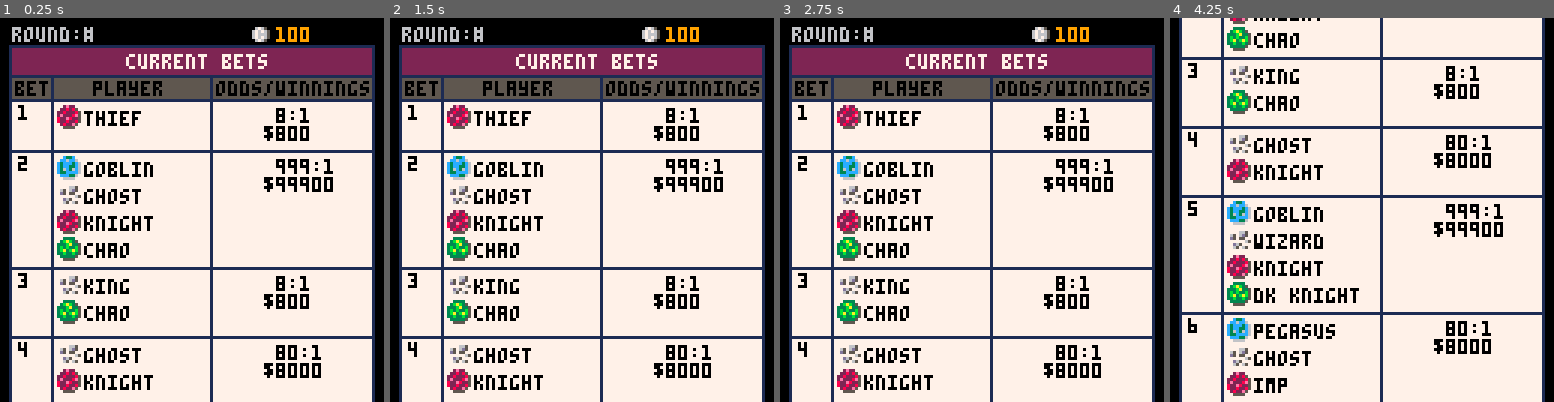
Above: before the commit, frames 1-4 (left to right).
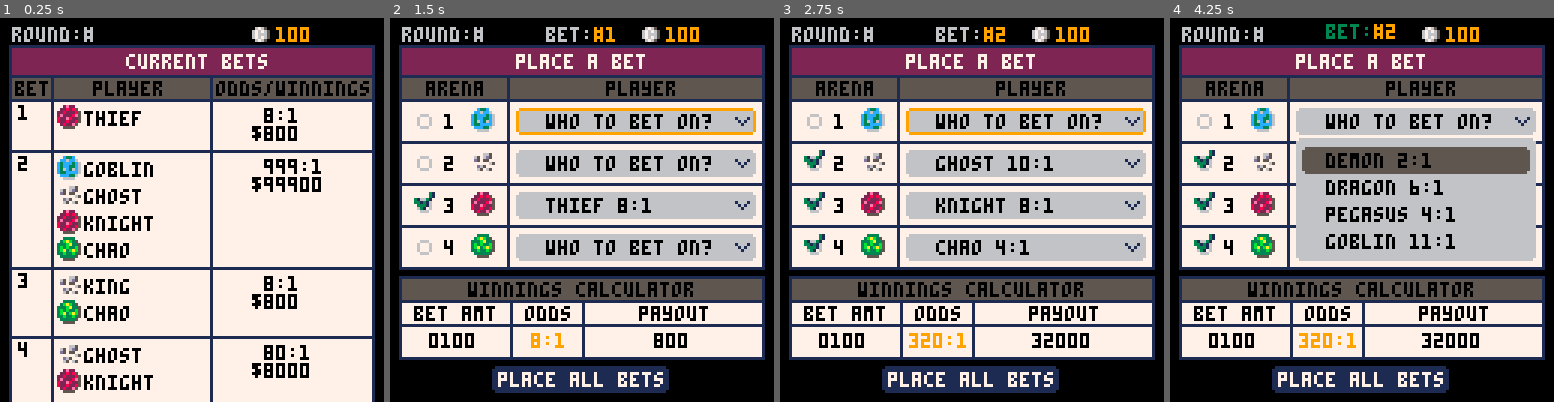
Above: after the commit, the same moments.

Repository: suspicious-smoke/club-bets-pico8
Game: PICO-8 cartridge club-bets.p8
Same seed, same stepped clock (60 frames per second), same inputs: the game is played once before the commit and once after it.
Inputs:
- Up to frame 1 (0.25 s): no input
- Up to frame 2 (1.5 s): tap X (X key) at 0.33, 1.07 s; tap O (Z key) at 0.7 s
- Up to frame 3 (2.75 s): hold Right 1.6-2.1 s; tap O (Z key) at 1.7, 2.1, 2.5 s; tap X (X key) at 1.85 s; hold Up 2.15-2.42 s; hold Right from 2.47 s (still down)
- Up to frame 4 (4.25 s): tap O (Z key) every 0.4 s from 2.9 to 4.1 s; tap X (X key) at 2.97, 4.08 s; release Right at 3.03 s; hold Left 3.08-3.58 s; hold Down 3.63-3.97 s; hold Right from 4.02 s (still down)

The runs differ from the first frame. In frame 1, 1.7% of the frame differs, in the area x 65-87%, y 23-94%; in frame 2, 49%; in frame 3, 49%; in frame 4, 73%, in the area x 2-98%, y 0-100%.

Commit message:
switch between pages

Diff:
--- a/club-bets.p8
+++ b/club-bets.p8
@@ -54,7 +54,7 @@
 	}
 	--prob of 3d6 from 3-18
 	bet_sel=1--the currently selected bet (betpage/quickbetpage)
-
+	arena_sel=1
 	_upd=blank
 	_drw=blank
 	fill_arenas()
@@ -119,10 +119,9 @@
 function init_betpage()
 	_upd=upd_betpage
 	_drw=drw_betpage
-	arena_sel=1
 	_bet_amt_tmr,bet_off=0,0
 	plyr_menu_sel=1
-	bet_sel=1
+
 	bet_mode=1--main,plyr sel,amt sel
 	i_amt=1
 end
@@ -169,6 +168,7 @@
 		elseif btnp(🅾️) then
 			if arena_sel==6 then
 				--complete bets
+				init_confirm()
 			elseif arena_sel==5 then
 				--change money
 				i_amt=1
@@ -303,6 +303,8 @@
 			scroller=min(scroller+7,max_scroll)
 		elseif btn(⬆️) then
 			scroller=max(scroller-7,0)
+		elseif btnp(❎) then
+			init_betpage()
 		end
 	end
 end
@@ -348,7 +350,7 @@
 			end
 			rrect(3,19+o_pcount-scroller+8,122,p_count*pc_mult,0,1)
 			get_total_odds_and_pay(_bet)
-			print(" "..arr_display(clmp_odds)..":1\n$"..total_pay,88,22+o_pcount-scroller+8,0)
+			print(" "..arr_display(clmp_odds)..":1\n$"..total_pay,84,22+o_pcount-scroller+8,0)
 
 			o_pcount+=p_count*pc_mult-1
 			bet_count+=1
